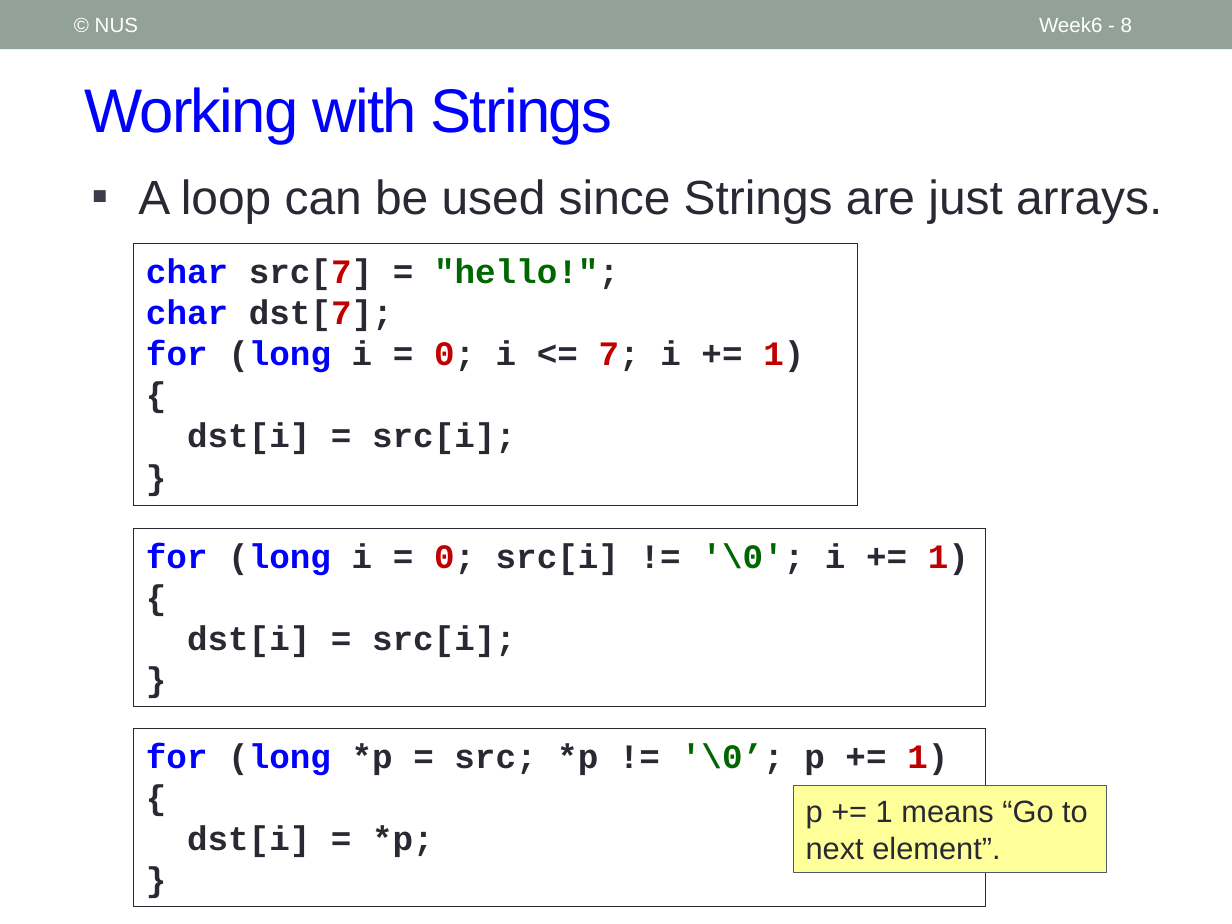
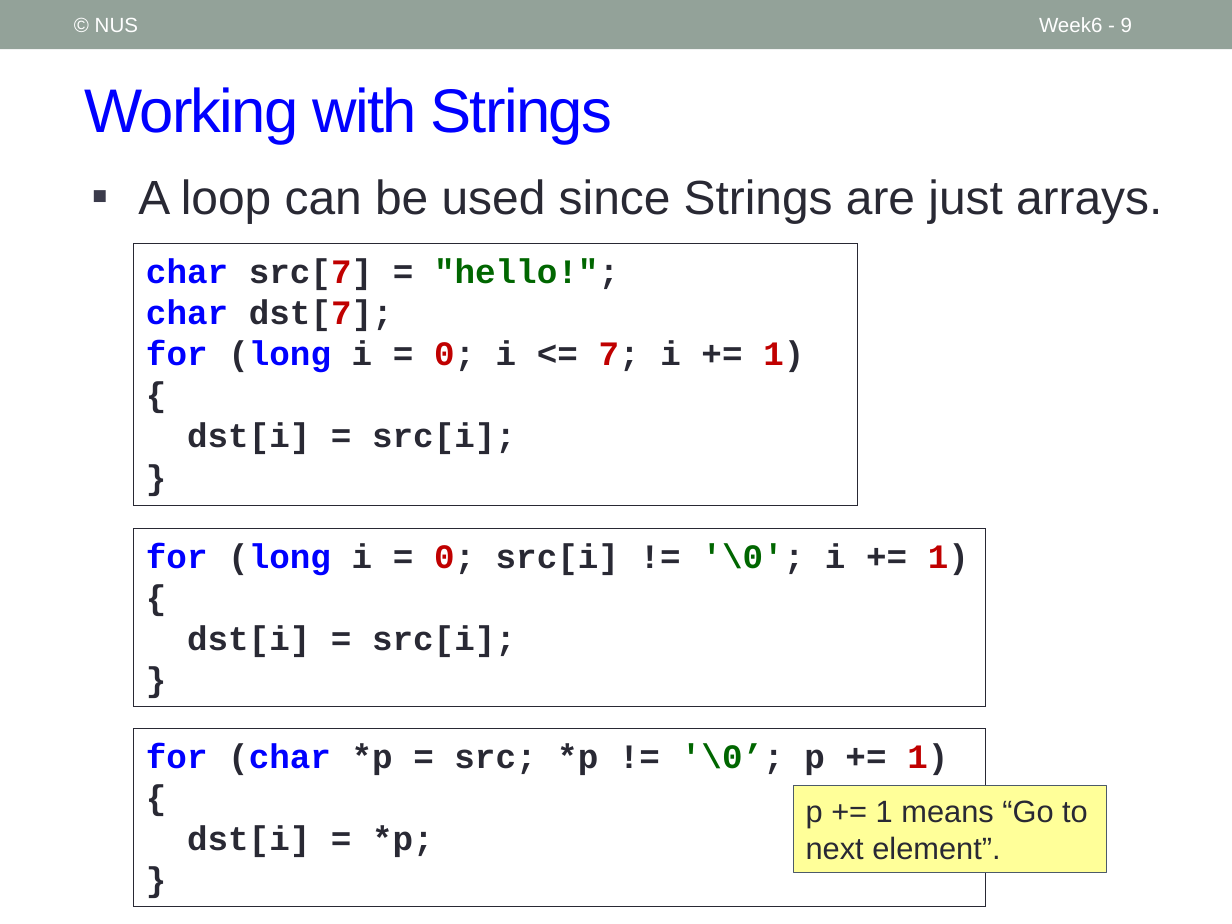
Before and after one commit to nus-cs1010-2021-s2/website, a slide deck: slide 9 of docs/slides/Week6_Recap.pptx (slide 8 before the commit). Drawn at 1232x924 pixels with LibreOffice and Linux fonts; fonts in the diff are those of the drawing. Boxes give left, top, right and bottom in pixels: in the first picture for what was removed or moved away, otherwise in the second. Text is boxed around its words. In the diff, an @@ line names an element or a change of style, - is before the commit and + after.

Commit message:
Week 12

```diff
--- a/docs/slides/Week6_Recap.pptx
+++ b/docs/slides/Week6_Recap.pptx
@@ page number at bbox=[1039, 17, 1132, 32]: text changed @@
-Week6 - 8
+Week6 - 9
@@ text in rectangle at bbox=[146, 743, 948, 775]: text changed @@
-for (long *p = src; *p != '\0’; p += 1)
+for (char *p = src; *p != '\0’; p += 1)
```
Also in this commit, not shown: 3 other slides changed, 1 slide added, 19 other files.
